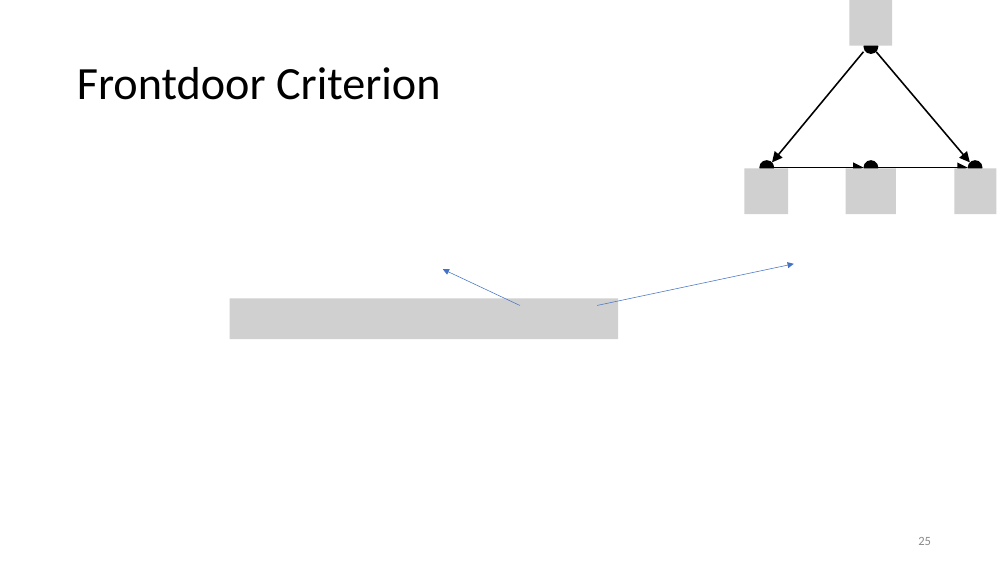
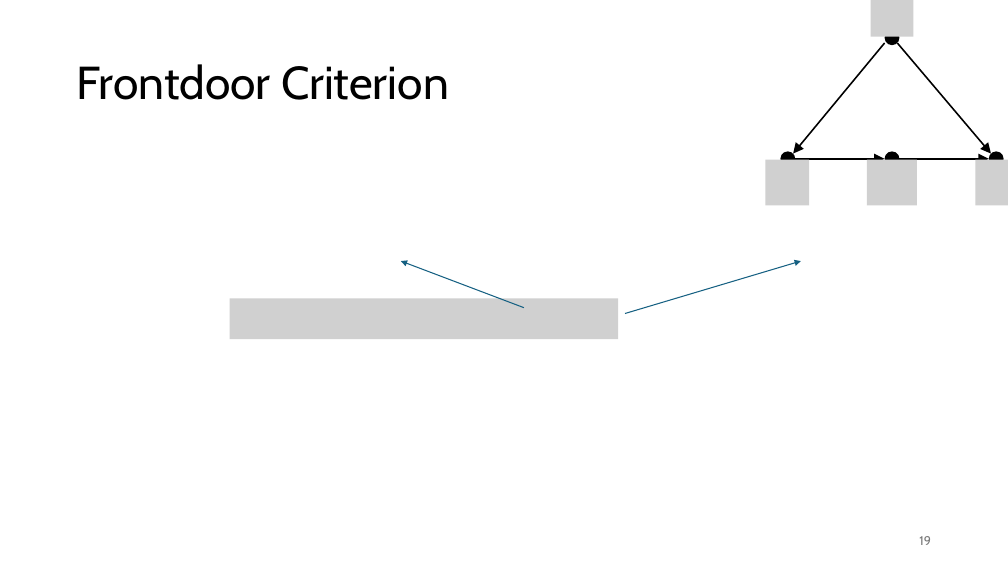
Before and after one commit to FelixWick/data_science, a slide deck: slide 19 of slides/10_causality.pptx (slide 25 before the commit). Drawn at 1008x567 pixels with LibreOffice and Linux fonts; fonts in the diff are those of the drawing; grey boxes stand for pictures. Boxes give left, top, right and bottom in pixels: in the first picture for what was removed or moved away, otherwise in the second. Text is boxed around its words. In the diff, an @@ line names an element or a change of style, - is before the commit and + after.

```diff
--- a/slides/10_causality.pptx
+++ b/slides/10_causality.pptx
@@ title "Frontdoor Criterion" at bbox=[77, 64, 449, 100]: font Calibri to Cabin @@
@@ picture removed at bbox=[745, 169, 789, 215] @@
@@ picture added at bbox=[766, 160, 810, 206] @@
@@ picture removed at bbox=[846, 169, 896, 215] @@
@@ picture added at bbox=[867, 160, 917, 206] @@
@@ 4 arrows, 4 ellipses, 1 picture: place and size @@
-4 arrows, 4 ellipses, 1 picture at bbox=[759, 0, 983, 175]
+4 arrows, 4 ellipses, 1 picture at bbox=[780, 0, 1004, 166]
@@ picture removed at bbox=[954, 169, 997, 215] @@
@@ picture added at bbox=[975, 160, 1008, 206] @@
@@ arrow moved from (520, 306) - (443, 269) to (524, 308) - (401, 261) @@
@@ arrow (524, 308) - (401, 261): stroke #4472C4 0.5 pt to #156082 1 pt @@
@@ arrow moved from (597, 306) - (794, 264) to (625, 314) - (801, 261) @@
@@ arrow (625, 314) - (801, 261): stroke #4472C4 0.5 pt to #156082 1 pt @@
@@ page number at bbox=[919, 536, 931, 545]: text changed; font Calibri to Cabin; text colour #8C8C8C to #797979 @@
-25
+19
```
Also in this commit, not shown: 22 other slides changed, 14 slides removed, 1 other file.
